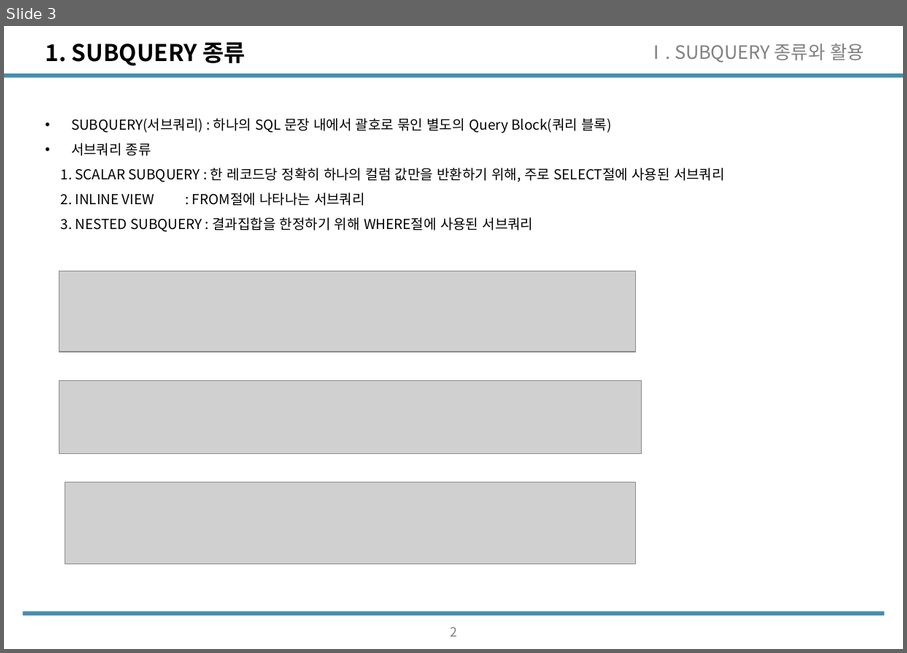
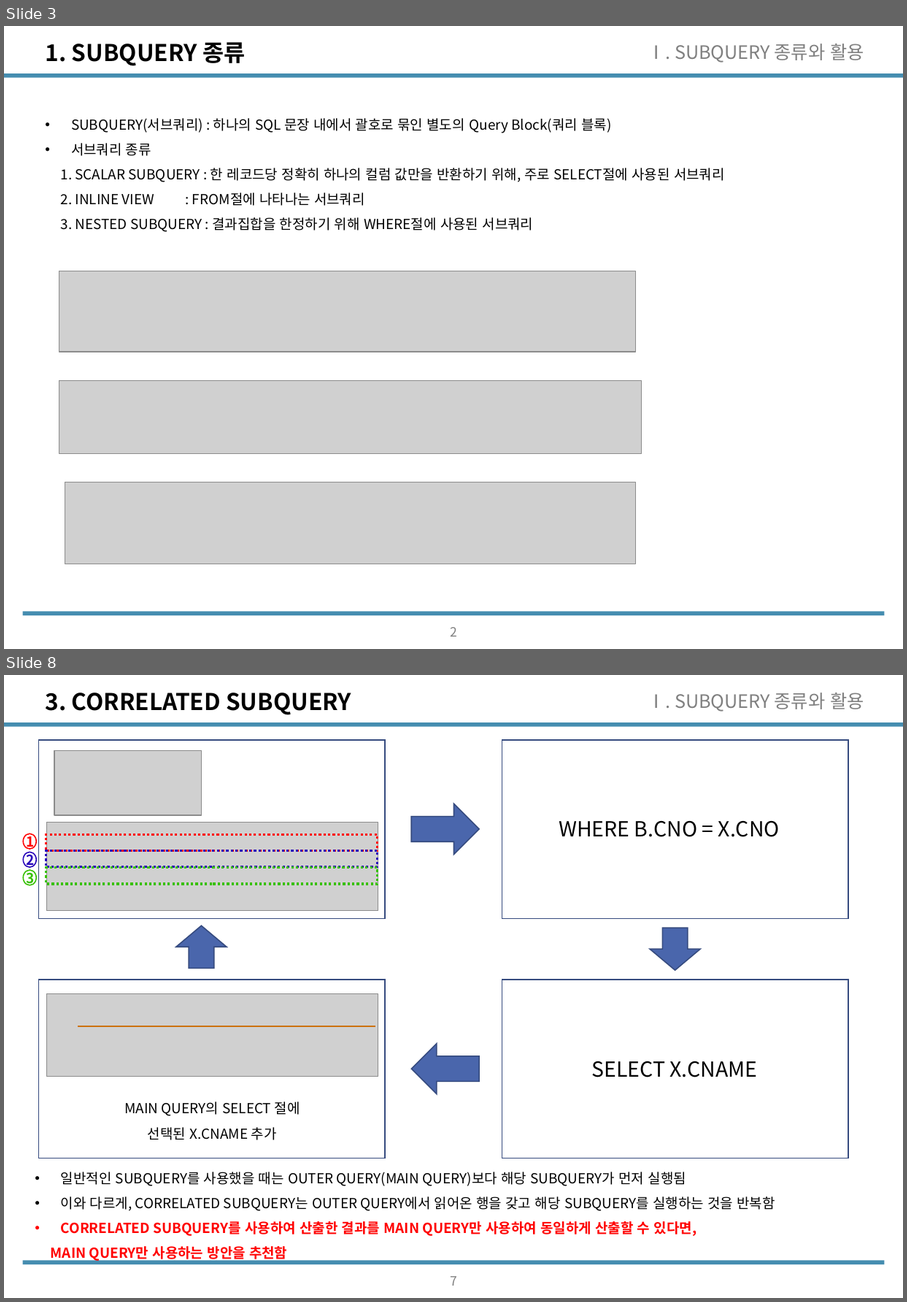
Before and after one commit to wooseok1152/SQL, a slide deck: SQL_seminar/SQL중상급활용_CH2.pptx. Shown one above the other, each under a label of ours: slide 3 before the commit, slides 3 and 8 after it; the slides between them are not shown. The pictures are 907x653 and 907x1302 pixels, drawn with LibreOffice and Linux fonts; fonts in the diff are those of the drawing; grey boxes stand for pictures. Boxes give left, top, right and bottom in pixels: in the first picture for what was removed or moved away, otherwise in the second. Text is boxed around its words. In the diff, an @@ line names an element or a change of style, - is before the commit and + after.

```diff
--- a/SQL_seminar/SQL중상급활용_CH2.pptx
+++ b/SQL_seminar/SQL중상급활용_CH2.pptx
@@ slide 8 added at (x1=4, y1=675, x2=903, y2=1298), background #FFFFFF; not listed: 2 template elements that a slide beside it also shows @@
@@ title added at (x1=46, y1=693, x2=351, y2=715), 20 pt, text #000000, bold @@
+3. CORRELATED SUBQUERY
@@ text added at (x1=647, y1=693, x2=864, y2=711), 16 pt, text #808080 @@
+Ⅰ. SUBQUERY 종류와 활용
@@ group added at (x1=23, y1=740, x2=849, y2=1158): 7 rectangles, 4 right arrows, 3 texts, 3 ellipses, 2 pictures @@
+WHERE B.CNO = X.CNO
+SELECT X.CNAME
+MAIN QUERY의 SELECT 절에
+선택된 X.CNAME 추가
+1
+2
+3
@@ picture added at (x1=47, y1=994, x2=378, y2=1077) @@
@@ line added from (78, 1026) to (376, 1026), #CC720E 1.5 pt @@
@@ text added at (x1=51, y1=1171, x2=775, y2=1262), 12 pt, text #000000 @@
+• 일반적인 SUBQUERY를 사용했을 때는 OUTER QUERY(MAIN QUERY)보다 해당 SUBQUERY가 먼저 실행됨
+• 이와 다르게, CORRELATED SUBQUERY는 OUTER QUERY에서 읽어온 행을 갖고 해당 SUBQUERY를 실행하는 것을 반복함
+• CORRELATED SUBQUERY를 사용하여 산출한 결과를 MAIN QUERY만 사용하여 동일하게 산출할 수 있다면,
+MAIN QUERY만 사용하는 방안을 추천함
@@ page number added at (x1=450, y1=1276, x2=457, y2=1285), 11.1 pt, text #808080 @@
+7
```
Also in this commit, not shown: 2 slides changed, 12 other slides added, 3 slides removed, 3 other files.
